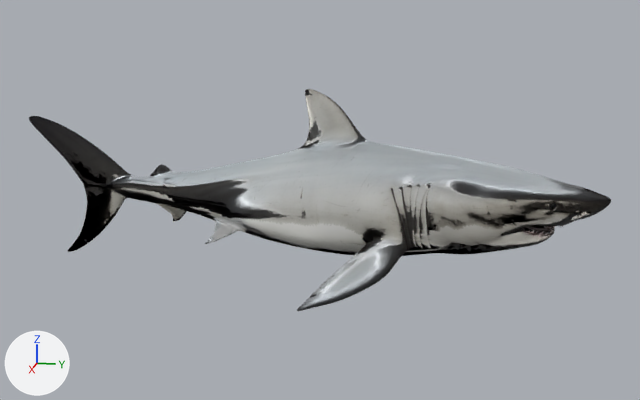
The glTF model pw2/assets/models/sharks/shark-high.glb as it was, and as the next commit left it.
One viewpoint serves both versions: a camera (50 mm lens) standing at (21.2, 3.84, 5.01) and looking at (0.65, -0.27, -0.13). The lights are fixed; the arrows at lower left show +X, +Y and +Z. The older version comes first. Vertices at exactly the same position are counted once.

The older version as bpy lines, for what is in view:
```python
me_cube = bpy.data.meshes.new('Cube')
me_cube.from_pydata(...)  # 8666 vertices, 17168 faces; spans x -2.47..2.47, y -10.19..4.1, z -2.05..2.59
# faces by material slot: [11408, 5760]
me_cube.materials.append(mat_material)
me_cube.materials.append(mat_material_002)
ob_cube = bpy.data.objects.new('Cube', me_cube)
ob_cube.location = (0.64, 2.37, -0.02)
```
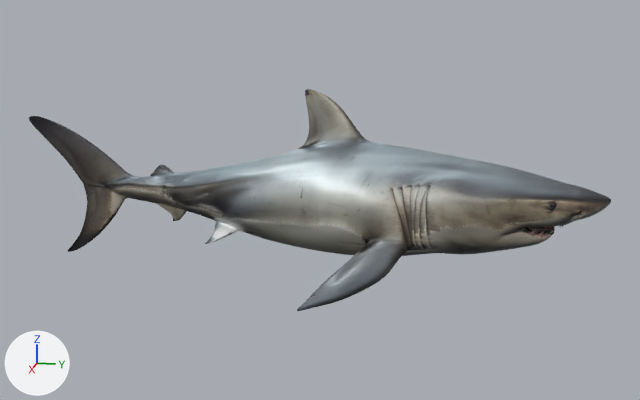
Where the change shows, as pixel boxes [x1, y1, x2, y2] in the pictures (640 x 400 px):
'Cube', surface changed, recoloured
    both: [42, 89, 611, 311]

Patch to the scene script:
```diff
--- a/pw2/assets/models/sharks/shark-high.glb.py
+++ b/pw2/assets/models/sharks/shark-high.glb.py
@@ img_poomnatt_sideview_full_body_of_a_great_white_shark_on_gray_back_3a5d9b47_759e_4b7a_bd54_258fc7082dad @@
-img_poomnatt_sideview_full_body_of_a_great_white_shark_on_gray_back_3a5d9b47_759e_4b7a_bd54_258fc7082dad = load_image('poomnatt_sideview_full_body_of_a_great_white_shark_on_gray_back_3a5d9b47-759e-4b7a-bd54-258fc7082dad', '_unpacked/poomnatt_sideview_full_body_of_a_great_white_shark_on_gray_back_3a5d9b47-759e-4b7a-bd54-258fc7082dad', 1344, 896, 'Non-Color')
+img_poomnatt_sideview_full_body_of_a_great_white_shark_on_gray_back_3a5d9b47_759e_4b7a_bd54_258fc7082dad = load_image('shark-grey', '_unpacked/shark-grey', 1344, 896, 'sRGB')
@@ img_shark_grey_normals @@
+img_shark_grey_normals = load_image('shark-grey_normals', '_unpacked/shark-grey_normals', 1344, 896, 'Non-Color')
@@ mat_material_001 @@
+mat_material_001 = bpy.data.materials.new('Material.001')
+# uses the picture img_poomnatt_sideview_full_body_of_a_great_white_shark_on_gray_back_3a5d9b47_759e_4b7a_bd54_258fc7082dad
+# uses the picture img_shark_grey_normals
@@ me_cube @@
 me_cube.from_pydata(...)  # 8666 vertices, 17168 faces; spans x -2.47..2.47, y -10.19..4.1, z -2.05..2.59
 # used by ob_cube; location = (0.64, 2.37, -0.02)
+# me_cube part 1: all 11408 faces that had it switch from mat_material to mat_material_001
 me_cube.materials.append(mat_material_002)
```
